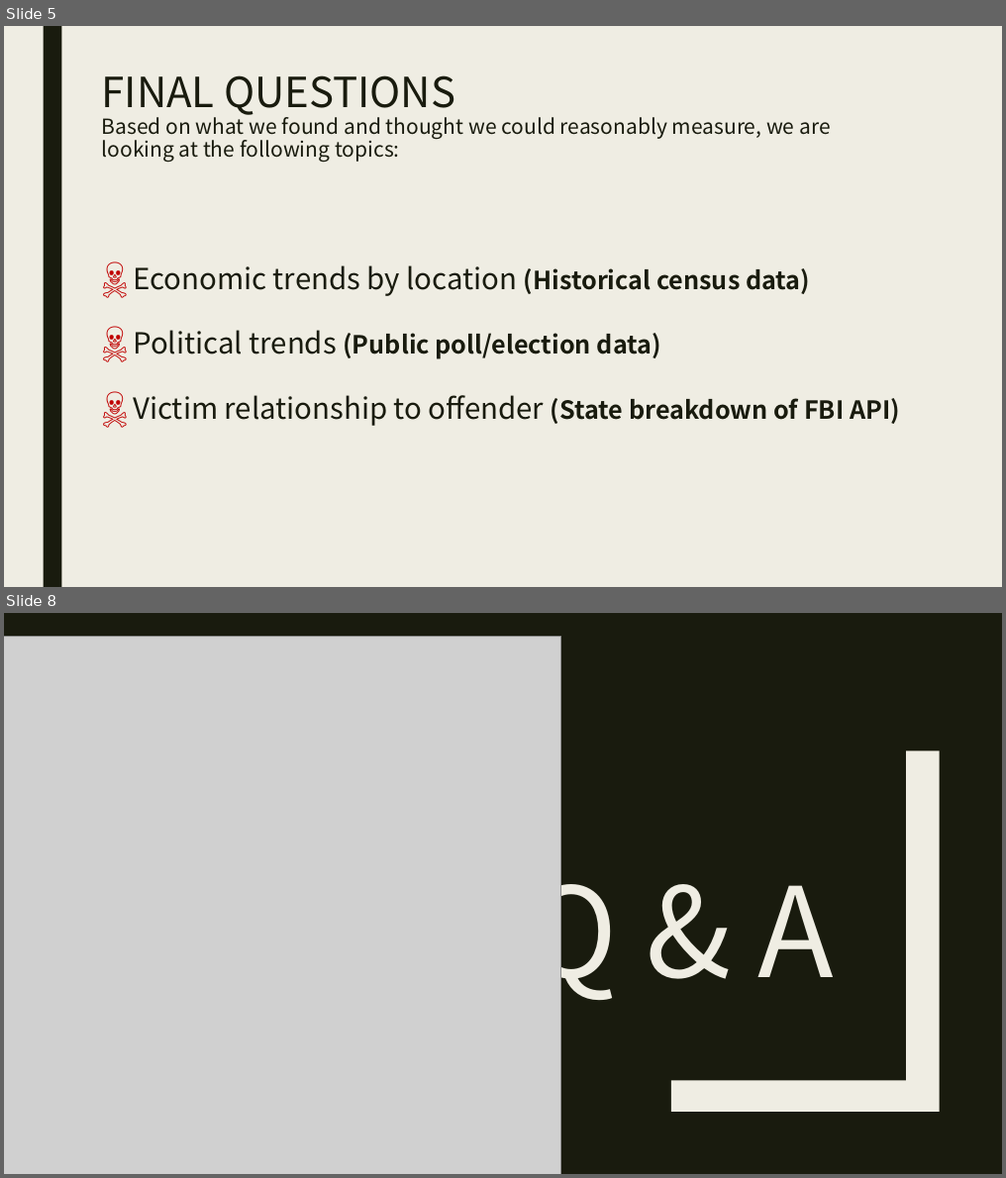
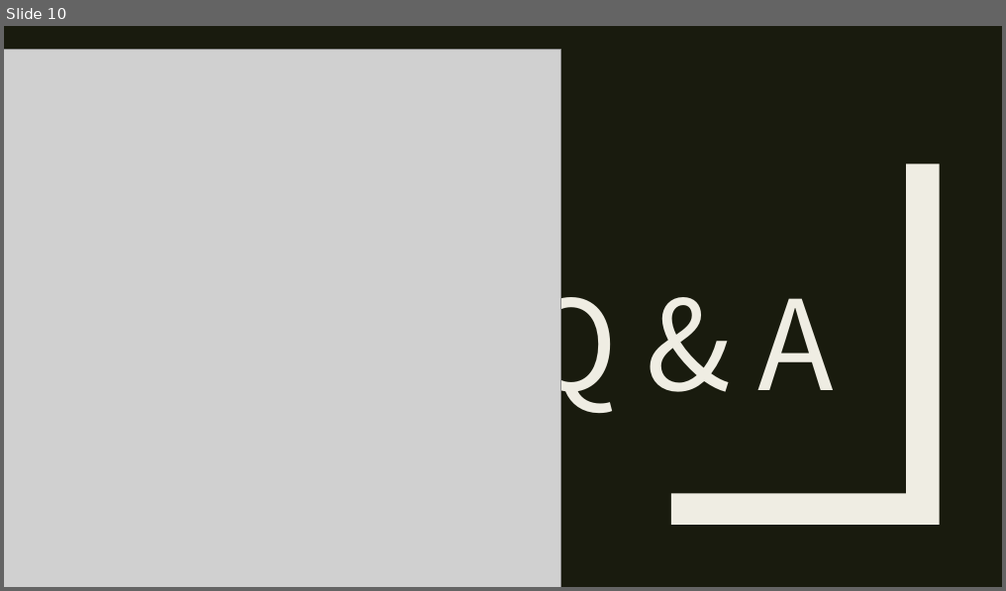
Before and after one commit to karenemcgee/HomicideMachineLearning, a slide deck: Homicide_Machine_Learning.pptx. Shown one above the other, each under a label of ours: slides 5 and 8 before the commit, slide 10 after it; the slides between them are not shown. The pictures are 1006x1178 and 1006x591 pixels, drawn with LibreOffice and Linux fonts; fonts in the diff are those of the drawing; grey boxes stand for pictures. Boxes give left, top, right and bottom in pixels: in the first picture for what was removed or moved away, otherwise in the second. Text is boxed around its words. In the diff, an @@ line names an element or a change of style, - is before the commit and + after.

```diff
--- a/Homicide_Machine_Learning.pptx
+++ b/Homicide_Machine_Learning.pptx
@@ slide 5 removed at bbox=[4, 26, 1002, 587], background #EFEDE3 @@
@@ rectangle removed at bbox=[43, 26, 61, 587] @@
@@ title removed at bbox=[102, 76, 830, 162] @@
-FINAL QUESTIONS
-Based on what we found and thought we could reasonably measure, we are looking at the following topics:
@@ text removed at bbox=[133, 266, 900, 426] @@
-☠ Economic trends by location (Historical census data)
-☠ Political trends (Public poll/election data)
-☠ Victim relationship to offender (State breakdown of FBI API)
@@ what was slide 8 is now slide 10 @@
```
Also in this commit, not shown: 2 slides changed, 6 slides added, 3 other slides removed.
